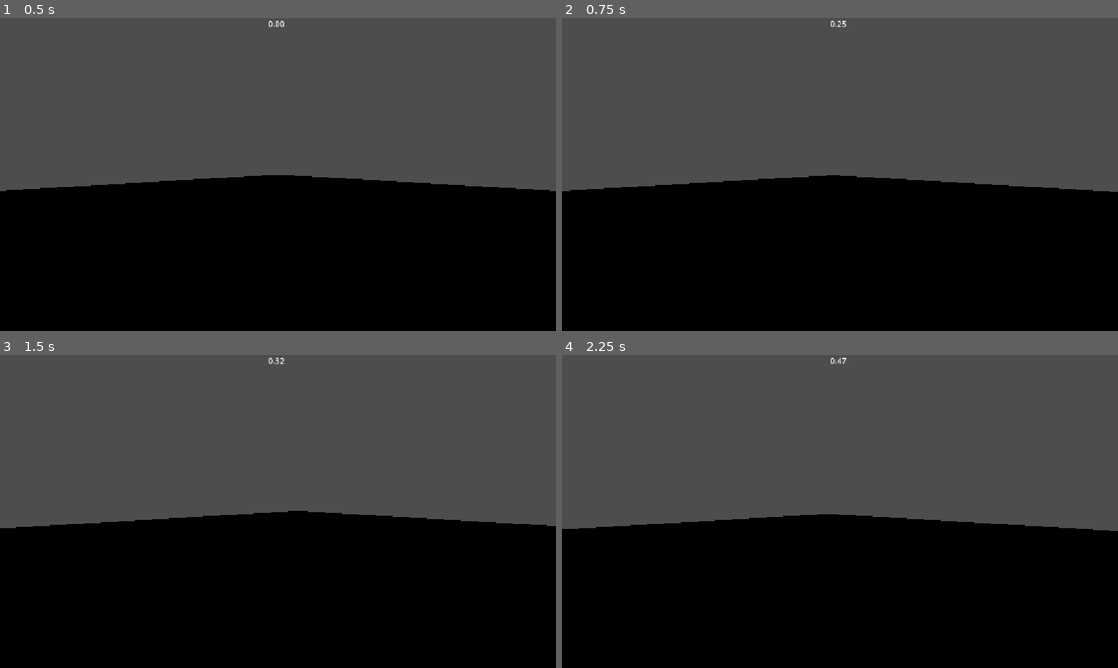
Above: before the commit, frames 1-4 (two rows, left to right).
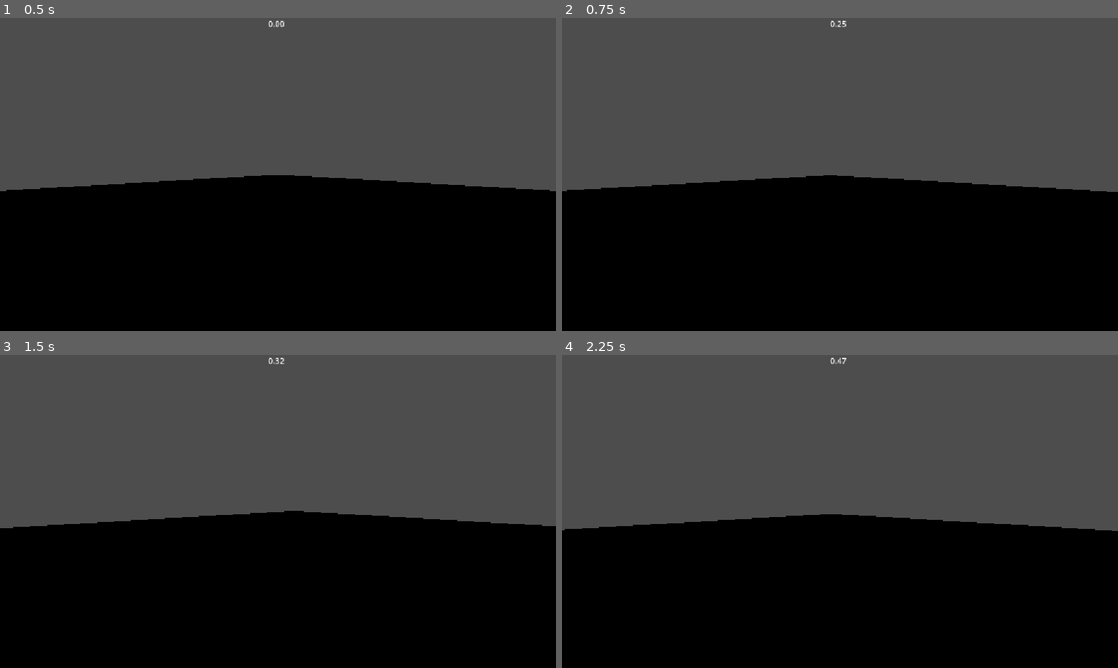
Above: after the commit, the same moments.

Repository: takanazwa5/hello-game-jam-2026
Game: Godot game, scene res://test_scenes/movement_test.tscn
Same seed, same stepped clock (60 frames per second), same inputs: the game is played once before the commit and once after it. This scene is started directly instead of the project's main scene.
Inputs (mouse positions are in pixels of both pictures, inside the frame that each line leads up to):
- Up to frame 1 (0.5 s): no input
- Up to frame 2 (0.75 s): tap Enter at 0.5 s; move the mouse to (867, 174) at 0.52 s; hold A (A) from 0.53 s (still down)
- Up to frame 3 (1.5 s): move the mouse to (250, 511) at 1.27 s; release A (A) at 1.28 s; tap A (A) at 1.35 s
- Up to frame 4 (2.25 s): move the mouse to (851, 505) at 2.02 s; hold D (D) from 2.03 s (still down)

Frame 1 is identical in both runs. In frame 2, less than 0.1% of the frame differs, in the area x 0-99%, y 50-56%; in frame 3, less than 0.1%, in the area x 2-99%, y 49-56%; in frame 4, less than 0.1%.

Commit message:
Update fih.gd

Diff:
--- a/fih/fih.gd
+++ b/fih/fih.gd
@@ -16,7 +16,7 @@
 const ACCELERATION: float = 0.01
 const DECELERATION: float = 0.01
 const TURBO_ACCELERATION: float = 0.25
-const FIN_FLAP_CAMERA_SHAKE_INTENSITY: float = 2.5
+const FIN_FLAP_CAMERA_SHAKE_INTENSITY: float = 1.25
 
 
 func _ready() -> void:
@@ -42,6 +42,7 @@
 
 		_last_fin_key = event.physical_keycode
 		_flap_fin()
+
 
 func _flap_fin() -> void:
 	var tween: Tween = create_tween()
